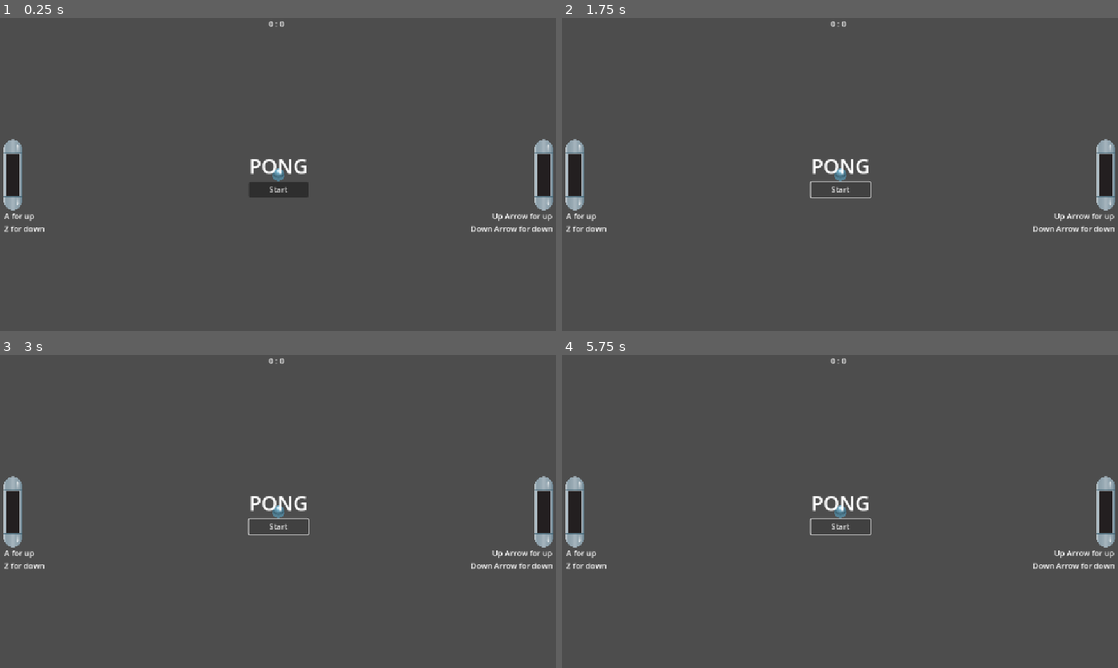
Above: before the commit, frames 1-4 (two rows, left to right).
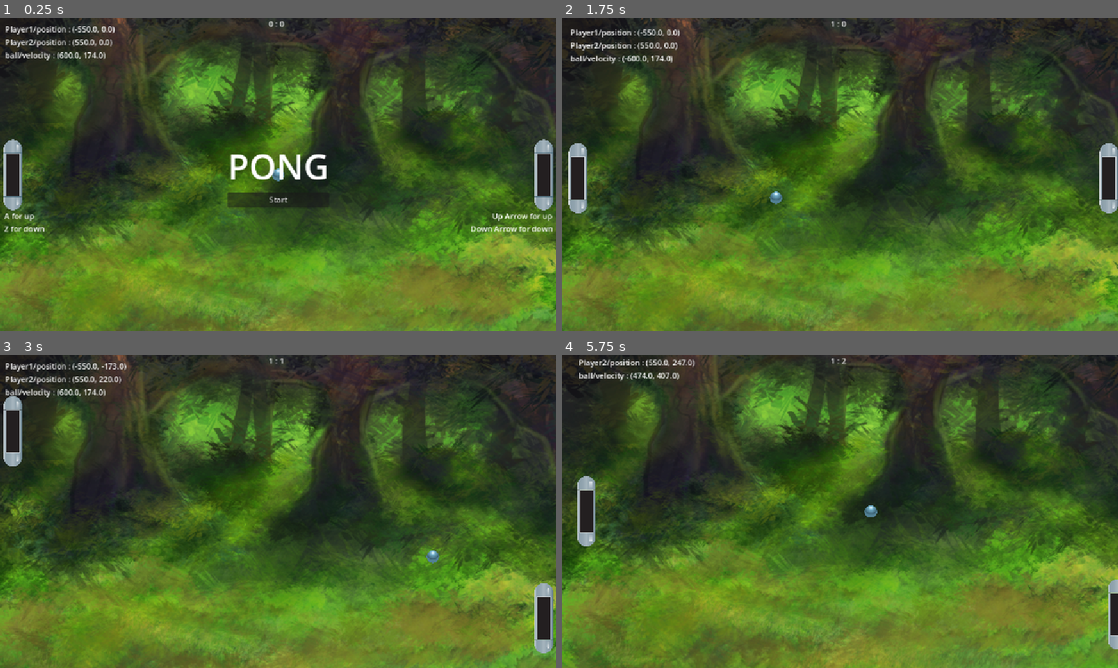
Above: after the commit, the same moments.

Repository: minhaz1217/godot-pong
Game: Godot game, scene res://scenes/game.tscn
The game is run twice, just before and just after one commit, with the same random seed, the same clock (stepped at 60 frames per second) and the same inputs.
Inputs (mouse positions are in pixels of both pictures, inside the frame that each line leads up to):
- Up to frame 1 (0.25 s): no input
- Up to frame 2 (1.75 s): click "Start" at 0.5 s; click (840, 190) at 1.25 s, where only the run before the commit has a clickable "Start"
- Up to frame 3 (3 s): hold A (player1_up) 2.03-2.78 s; hold Down (player2_down) 2.03-2.78 s; hold Z (player1_down) from 2.78 s (still down); tap Up (player2_up) at 2.85 s
- Up to frame 4 (5.75 s): release Z (player1_down) at 3.53 s; hold Down (player2_down) 3.53-4.28 s; hold A (player1_up) 3.53-5.03 s; tap Up (player2_up) at 4.35 s; hold Z (player1_down) from 5.03 s (still down); hold Down (player2_down) from 5.03 s (still down)

The runs differ from the first frame. In frame 1, 98% of the frame differs, in the area x 0-100%, y 0-100%; in frame 2, 99%; in frame 3, 99%; in frame 4, 100%.
Error before the commit: Parse Error: Identifier "GlobalScript" not declared in the current scope. (res://scenes/paddle.gd:22)

Commit message:
added background

Diff:
--- a/project.godot
+++ b/project.godot
@@ -18,6 +18,7 @@
 [autoload]
 
 DebugOverlay="*res://helpers/debug/debug_overlay.gd"
+GlobalScript="*res://scripts/global_script.gd"
 
 [display]
 
--- a/scenes/ball.gd
+++ b/scenes/ball.gd
@@ -32,5 +32,6 @@
 
 		if (velocity.x > 0 && velocity.x < 100):
 			velocity.x = 300
+
 		if (velocity.y > 500 ):
 			velocity.y = randi_range(300,400)
--- a/scenes/game.gd
+++ b/scenes/game.gd
@@ -11,6 +11,7 @@
 var winning_score: int = 5 # if score reaches this point, it's game over
 var ball_starting_position
 
+@onready var backgrounds = [$backgrounds/background1, $backgrounds/background2]
 
 func _enter_tree() -> void:
 	DebugOverlay.setup_debugger($DebugOverlay)
@@ -21,6 +22,12 @@
 	ball.velocity.y = randi_range(50, 200)
 	GlobalScript.main_camera = camera
 	GlobalScript.game_state.connect(manage_game_state)
+	pick_a_background()
+
+func pick_a_background():
+	for background in backgrounds:
+		background.visible = false
+	backgrounds.pick_random().visible = true
 
 func reset_game():
 	ball.position = ball_starting_position
@@ -52,11 +59,13 @@
 func game_over():
 	GlobalScript.game_running = false
 
+
 func start_game():
 	player1_score = 0
 	player2_score = 0
 	update_score()
 	reset_game()
+	pick_a_background()
 	GlobalScript.game_running = true
 
 func manage_game_state(state: GlobalScript.GameState):
--- a/scenes/game.tscn
+++ b/scenes/game.tscn
@@ -1,9 +1,11 @@
-[gd_scene load_steps=9 format=3 uid="uid://ciainjckbydh6"]
+[gd_scene load_steps=11 format=3 uid="uid://ciainjckbydh6"]
 
 [ext_resource type="PackedScene" uid="uid://brs2sw2ur3ono" path="res://scenes/paddle.tscn" id="1_80nbo"]
 [ext_resource type="Script" uid="uid://c1drmpkx684pf" path="res://scenes/game.gd" id="1_e2o6t"]
 [ext_resource type="Script" uid="uid://bvsbduwgjautw" path="res://scripts/camera.gd" id="2_p57ef"]
+[ext_resource type="Texture2D" uid="uid://b7muxsh44ds8q" path="res://assets/environment_forestbackground1-1.png" id="2_u5sy4"]
 [ext_resource type="PackedScene" uid="uid://bgiangnsirj2e" path="res://scenes/ball.tscn" id="3_feb5d"]
+[ext_resource type="Texture2D" uid="uid://5niass0etbi8" path="res://assets/JWDLx5AZBtI.jpg" id="3_gee14"]
 [ext_resource type="PackedScene" uid="uid://b15p7yuctuchq" path="res://helpers/debug/DebugOverlay.tscn" id="4_fc0e3"]
 [ext_resource type="PackedScene" uid="uid://cmyiargfvngqo" path="res://scenes/hud.tscn" id="5_iywne"]
 
@@ -16,6 +18,18 @@
 [node name="Game" type="Node2D"]
 script = ExtResource("1_e2o6t")
 
+[node name="backgrounds" type="Node2D" parent="."]
+
+[node name="background1" type="Sprite2D" parent="backgrounds"]
+position = Vector2(-7.01957, 94.5)
+scale = Vector2(1.24609, 1.24609)
+texture = ExtResource("2_u5sy4")
+
+[node name="background2" type="Sprite2D" parent="backgrounds"]
+position = Vector2(11, 35)
+scale = Vector2(1.1168, 1.1168)
+texture = ExtResource("3_gee14")
+
 [node name="camera" type="Camera2D" parent="."]
 script = ExtResource("2_p57ef")
 
@@ -23,19 +37,11 @@
 position = Vector2(-550, 0)
 rotation = 1.5708
 scale = Vector2(0.3, 0.3)
-collision_layer = 255
-slide_on_ceiling = false
-platform_on_leave = 2
-platform_wall_layers = 1
 
 [node name="Player2" parent="." instance=ExtResource("1_80nbo")]
 position = Vector2(550, 0)
 rotation = 1.5708
 scale = Vector2(0.3, 0.3)
-collision_layer = 255
-slide_on_ceiling = false
-platform_on_leave = 2
-platform_wall_layers = 1
 player_type = 1
 
 [node name="leftCollider" type="StaticBody2D" parent="." groups=["left"]]
--- a/scenes/hud.tscn
+++ b/scenes/hud.tscn
@@ -67,7 +67,7 @@
 
 [node name="title" type="Label" parent="VBoxContainer"]
 layout_mode = 2
-theme_override_font_sizes/font_size = 42
+theme_override_font_sizes/font_size = 72
 text = "PONG"
 
 [node name="Button" type="Button" parent="VBoxContainer"]
Binary file added: assets/JWDLx5AZBtI.jpg
Not shown, added: assets/JWDLx5AZBtI.jpg.import
Binary file added: assets/environment_forestbackground1-1.png
Not shown, added: assets/environment_forestbackground1-1.png.import
Not shown: 1 places in scenes/game.tscn that only renumber resources
